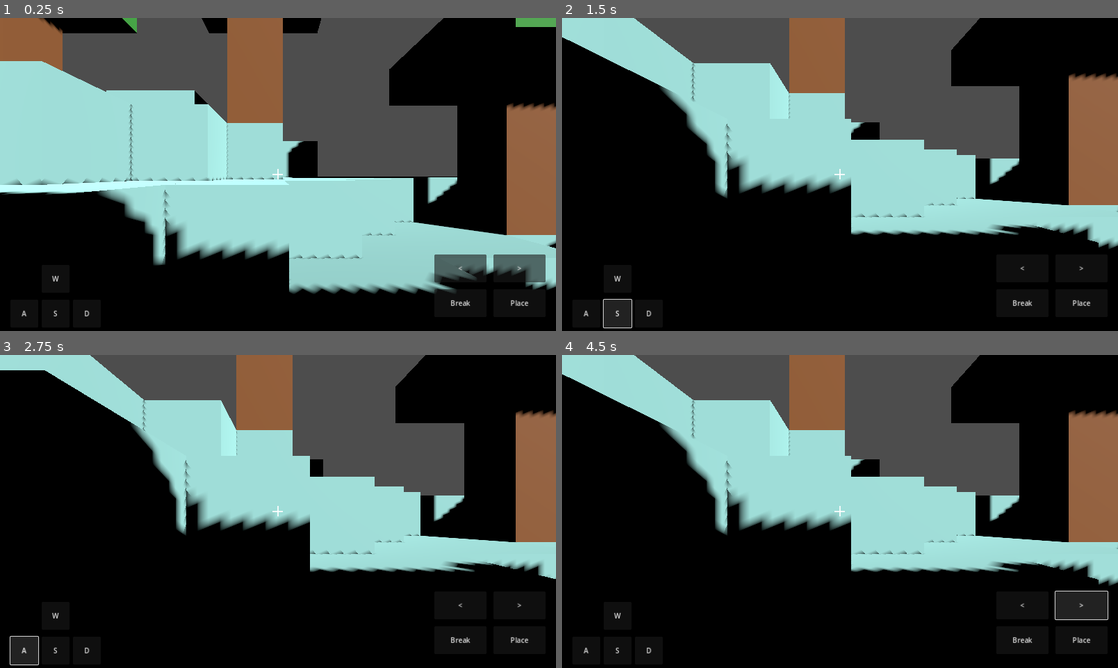
Above: before the commit, frames 1-4 (two rows, left to right).
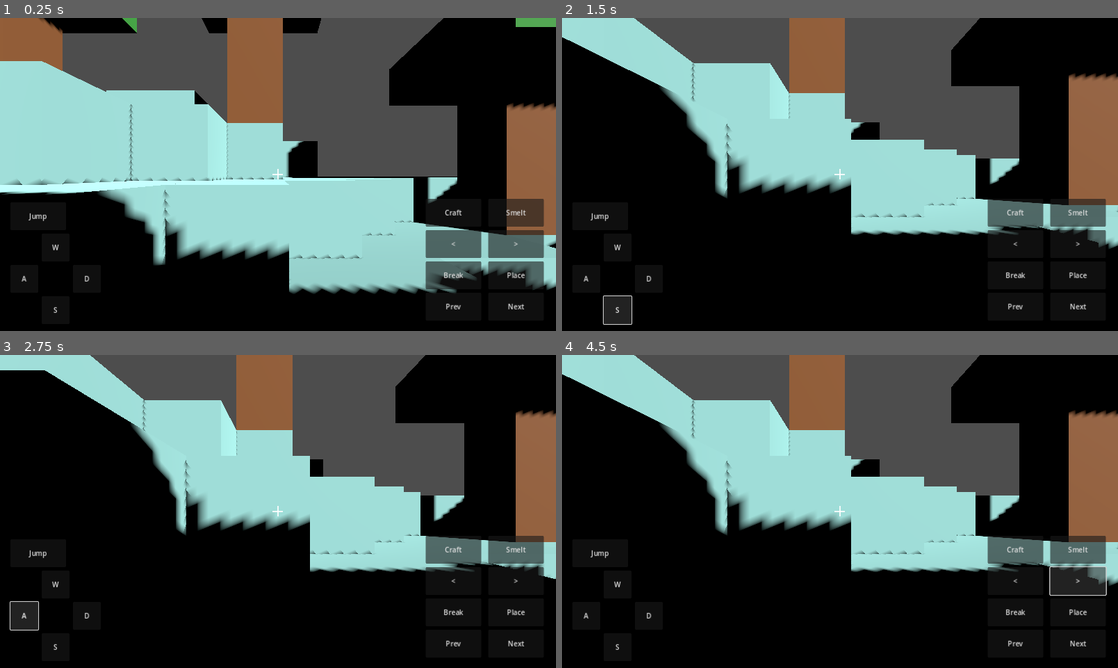
Above: after the commit, the same moments.

Repository: krishbanker1/krishbanker-godotgamedemo
Game: Godot game, scene res://scenes/main.tscn
The game is run twice, just before and just after one commit, with the same random seed, the same clock (stepped at 60 frames per second) and the same inputs.
Inputs:
- Up to frame 1 (0.25 s): no input
- Up to frame 2 (1.5 s): click "W" at 0.5 s; click "S" at 1.25 s
- Up to frame 3 (2.75 s): click "A" at 2 s
- Up to frame 4 (4.5 s): click "D" at 2.75 s; click "<" at 3.5 s; click ">" at 4.25 s

The runs differ from the first frame. In frame 1, 3.2% of the frame differs, in the area x 3-99%, y 57-96%; in frame 2, 2.4%; in frame 3, 3.1%; in frame 4, 3.1%.

Commit message:
Phase 1 expand mobile controls for crafting hotbar and jump

Diff:
--- a/scripts/mobile_controls.gd
+++ b/scripts/mobile_controls.gd
@@ -6,16 +6,21 @@
 
 func _ready() -> void:
 	player = get_node_or_null("../Player")
-	_add_button("Forward", "W", Vector2(96, -152), Vector2(0, -1))
-	_add_button("Back", "S", Vector2(96, -72), Vector2(0, 1))
-	_add_button("Left", "A", Vector2(24, -72), Vector2(-1, 0))
-	_add_button("Right", "D", Vector2(168, -72), Vector2(1, 0))
-	_add_turn_button("TurnLeft", "<", Vector2(-280, -176), -1.0)
-	_add_turn_button("TurnRight", ">", Vector2(-144, -176), 1.0)
-	_add_action_button("Break", "Break", Vector2(-280, -96), "request_break")
-	_add_action_button("Place", "Place", Vector2(-144, -96), "request_place")
+	_add_move_button("Forward", "W", Vector2(96, -224), Vector2(0, -1))
+	_add_move_button("Back", "S", Vector2(96, -80), Vector2(0, 1))
+	_add_move_button("Left", "A", Vector2(24, -152), Vector2(-1, 0))
+	_add_move_button("Right", "D", Vector2(168, -152), Vector2(1, 0))
+	_add_turn_button("TurnLeft", "<", Vector2(-300, -232), -1.0)
+	_add_turn_button("TurnRight", ">", Vector2(-156, -232), 1.0)
+	_add_action_button("Break", "Break", Vector2(-300, -160), "request_break")
+	_add_action_button("Place", "Place", Vector2(-156, -160), "request_place")
+	_add_action_button("Prev", "Prev", Vector2(-300, -88), "select_previous_hotbar")
+	_add_action_button("Next", "Next", Vector2(-156, -88), "select_next_hotbar")
+	_add_action_button("Jump", "Jump", Vector2(24, -296), "request_jump")
+	_add_action_button("Craft", "Craft", Vector2(-300, -304), "request_craft_basic")
+	_add_action_button("Smelt", "Smelt", Vector2(-156, -304), "request_smelting_basic")
 
-func _add_button(node_name: String, text: String, pos: Vector2, direction: Vector2) -> void:
+func _add_move_button(node_name: String, text: String, pos: Vector2, direction: Vector2) -> void:
 	var button := Button.new()
 	button.name = node_name
 	button.text = text
@@ -34,31 +39,32 @@
 	var button := Button.new()
 	button.name = node_name
 	button.text = text
-	button.custom_minimum_size = Vector2(120, 64)
+	button.custom_minimum_size = Vector2(128, 64)
 	button.anchor_left = 1.0
 	button.anchor_top = 1.0
 	button.anchor_right = 1.0
 	button.anchor_bottom = 1.0
 	button.offset_left = pos.x
 	button.offset_top = pos.y
-	button.offset_right = pos.x + 120
+	button.offset_right = pos.x + 128
 	button.offset_bottom = pos.y + 64
 	button.button_down.connect(func(): _set_turn(direction))
 	button.button_up.connect(func(): _set_turn(0.0))
 	add_child(button)
 
-func _add_action_button(node_name: String, text: String, pos: Vector2, method_name: StringName) -> void:
+func _add_action_button(node_name: String, text: String, pos: Vector2, method_name: String) -> void:
 	var button := Button.new()
 	button.name = node_name
 	button.text = text
-	button.custom_minimum_size = Vector2(120, 64)
-	button.anchor_left = 1.0
+	button.custom_minimum_size = Vector2(128, 64)
+	if pos.x < 0.0:
+		button.anchor_left = 1.0
+		button.anchor_right = 1.0
 	button.anchor_top = 1.0
-	button.anchor_right = 1.0
 	button.anchor_bottom = 1.0
 	button.offset_left = pos.x
 	button.offset_top = pos.y
-	button.offset_right = pos.x + 120
+	button.offset_right = pos.x + 128
 	button.offset_bottom = pos.y + 64
 	button.pressed.connect(func(): _call_player(method_name))
 	add_child(button)
@@ -78,7 +84,7 @@
 func _set_turn(direction: float) -> void:
 	turn_value = direction
 
-func _call_player(method_name: StringName, value = null) -> void:
+func _call_player(method_name: String, value = null) -> void:
 	if player == null or not player.has_method(method_name):
 		return
 	if value == null:
